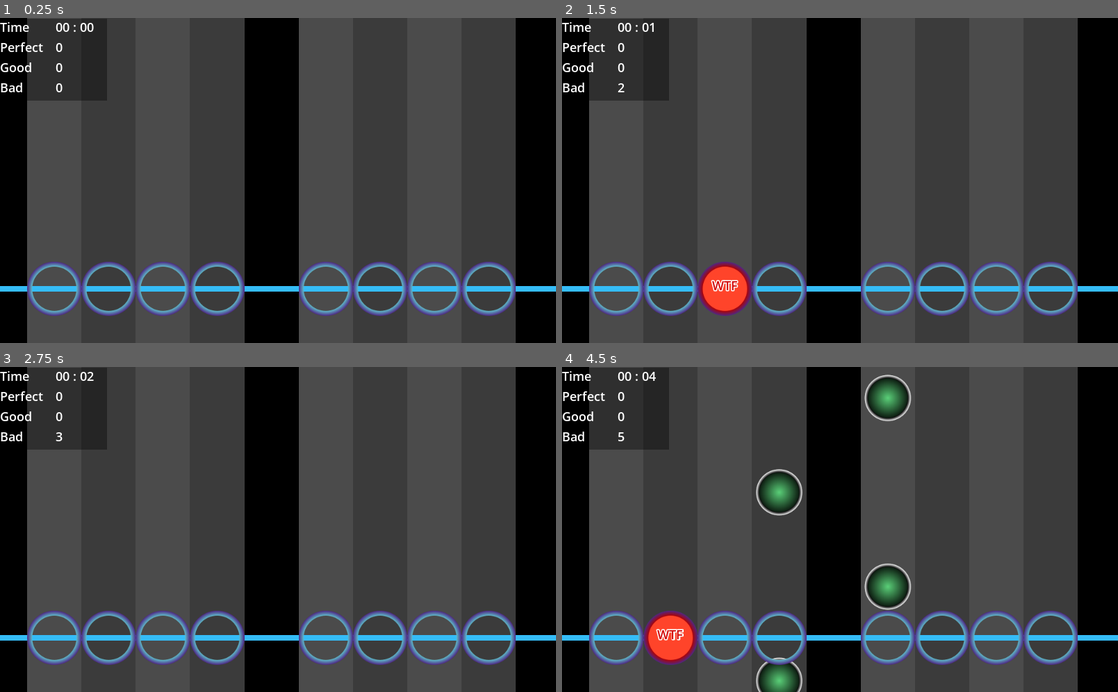
Above: before the commit, frames 1-4 (two rows, left to right).
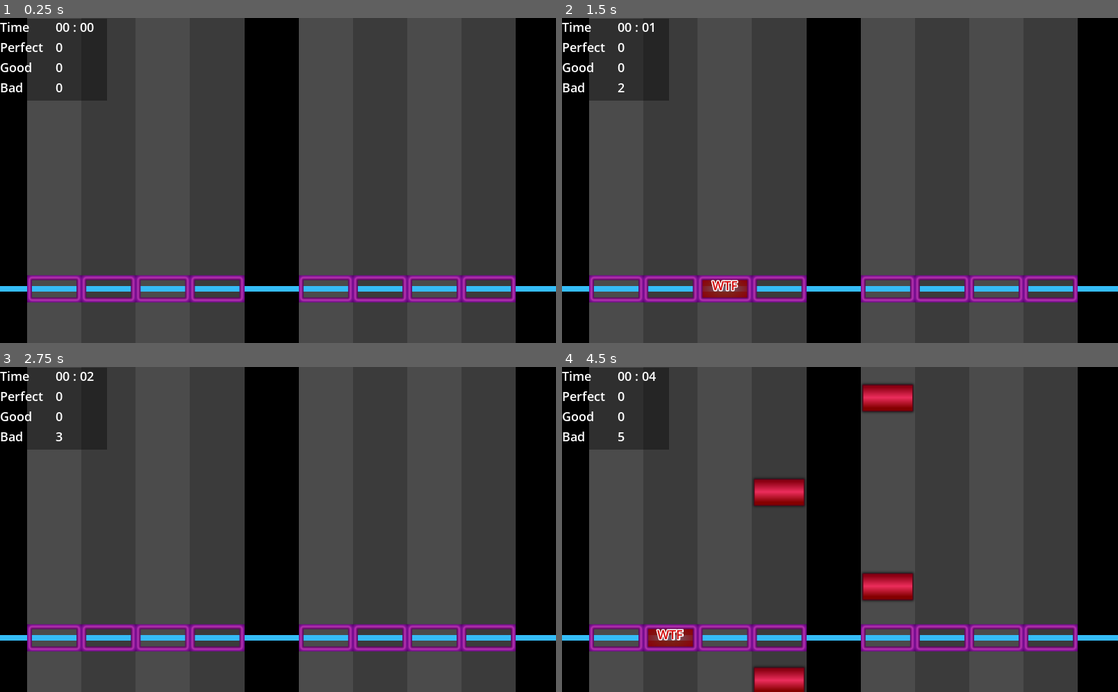
Above: after the commit, the same moments.

Repository: fractalbach/easy_rhythm
Game: Godot game, scene res://game.tscn
The game is run twice, just before and just after one commit, with the same random seed, the same clock (stepped at 60 frames per second) and the same inputs. Video files are missing from this copy of the repository; at most half a second of black plays in their place.
Inputs (mouse positions are in pixels of both pictures, inside the frame that each line leads up to):
- Up to frame 1 (0.25 s): no input
- Up to frame 2 (1.5 s): tap Enter at 0.5 s; move the mouse to (962, 164) at 0.52 s; click (962, 164) at 0.67 s; move the mouse to (728, 196) at 1.27 s; click (728, 196) at 1.42 s
- Up to frame 3 (2.75 s): tap Space at 2 s; move the mouse to (333, 458) at 2.02 s; click (333, 458) at 2.17 s
- Up to frame 4 (4.5 s): move the mouse to (812, 594) at 2.77 s; click (812, 594) at 2.92 s; move the mouse to (1006, 578) at 3.52 s; click (1006, 578) at 3.67 s; move the mouse to (673, 480) at 4.27 s; click (673, 480) at 4.42 s

The runs differ from the first frame. In frame 1, 5.8% of the frame differs, in the area x 4-93%, y 75-92%; in frame 2, 6.2%; in frame 3, 5.8%; in frame 4, 10%, in the area x 4-93%, y 2-100%.

Commit message:
changed notes to rectangles instead of circles

Diff:
--- a/src/Note/Note.tscn
+++ b/src/Note/Note.tscn
@@ -1,7 +1,7 @@
 [gd_scene load_steps=5 format=2]
 
 [ext_resource path="res://Note/Note.gd" type="Script" id=1]
-[ext_resource path="res://Note/note.png" type="Texture" id=2]
+[ext_resource path="res://Note/note_bar.png" type="Texture" id=2]
 
 [sub_resource type="SpriteFrames" id=1]
 animations = [ {
--- a/src/PianoKey/PianoKey.tscn
+++ b/src/PianoKey/PianoKey.tscn
@@ -1,10 +1,9 @@
-[gd_scene load_steps=8 format=2]
+[gd_scene load_steps=7 format=2]
 
-[ext_resource path="res://PianoKey/piano_empty.png" type="Texture" id=1]
-[ext_resource path="res://PianoKey/piano_blue.png" type="Texture" id=2]
+[ext_resource path="res://PianoKey/piano_empty_bar.png" type="Texture" id=1]
+[ext_resource path="res://PianoKey/piano_green_bar.png" type="Texture" id=2]
 [ext_resource path="res://PianoKey/PianoKey.gd" type="Script" id=3]
-[ext_resource path="res://PianoKey/piano_hit.png" type="Texture" id=4]
-[ext_resource path="res://PianoKey/piano_miss.png" type="Texture" id=5]
+[ext_resource path="res://PianoKey/piano_red_bar.png" type="Texture" id=4]
 
 [sub_resource type="SpriteFrames" id=1]
 animations = [ {
@@ -13,17 +12,12 @@
 "name": "default",
 "speed": 5.0
 }, {
-"frames": [ ExtResource( 2 ) ],
-"loop": false,
-"name": "on",
-"speed": 5.0
-}, {
-"frames": [ ExtResource( 5 ) ],
+"frames": [ ExtResource( 4 ) ],
 "loop": false,
 "name": "miss",
 "speed": 5.0
 }, {
-"frames": [ ExtResource( 4 ) ],
+"frames": [ ExtResource( 2 ) ],
 "loop": false,
 "name": "hit",
 "speed": 5.0
@@ -35,8 +29,6 @@
 [node name="PianoKey" type="Node2D"]
 script = ExtResource( 3 )
 
-[node name="AnimationPlayer" type="AnimationPlayer" parent="."]
-
 [node name="AnimatedSprite" type="AnimatedSprite" parent="."]
 frames = SubResource( 1 )
 
@@ -44,3 +36,5 @@
 
 [node name="CollisionShape2D" type="CollisionShape2D" parent="AnimatedSprite/Area2D"]
 shape = SubResource( 2 )
+
+[node name="AnimationPlayer" type="AnimationPlayer" parent="."]
Binary file removed: src/Note/note.png
Not shown, removed: src/Note/note.png.import
Binary file added: src/Note/note_bar.png
Not shown, changed: src/Note/note_bar.png.import
Binary file removed: src/PianoKey/piano_blue.png
Binary file removed: src/PianoKey/piano_empty.png
Binary file added: src/PianoKey/piano_empty_bar.png
Not shown, changed: src/PianoKey/piano_empty_bar.png.import
Binary file added: src/PianoKey/piano_green_bar.png
Not shown, changed: src/PianoKey/piano_green_bar.png.import
Binary file removed: src/PianoKey/piano_hit.png
Binary file removed: src/PianoKey/piano_miss.png
(and 2 more such lines)
